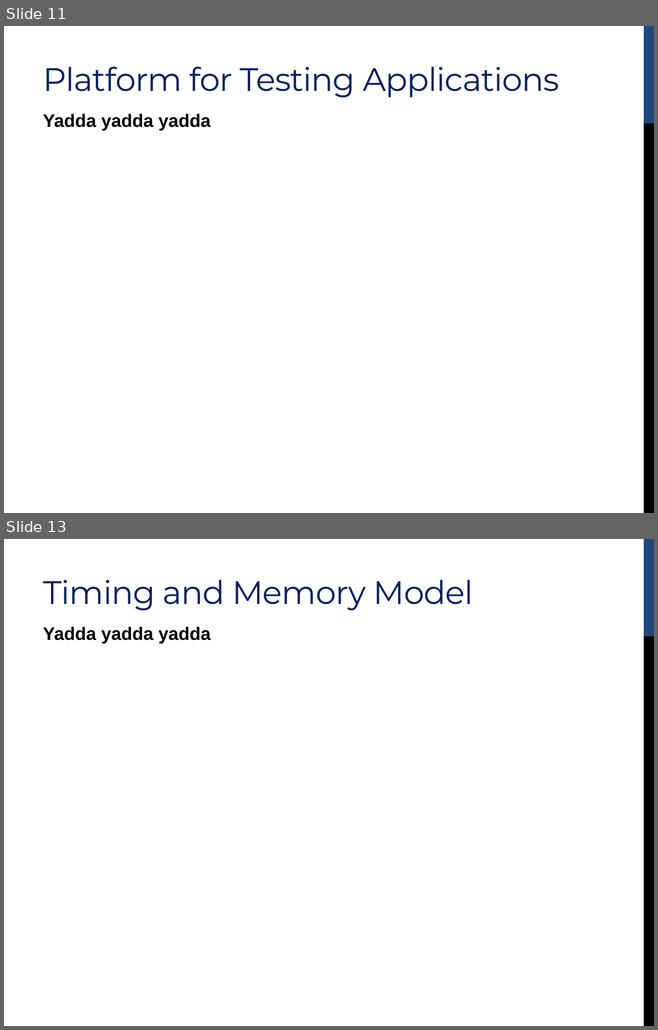
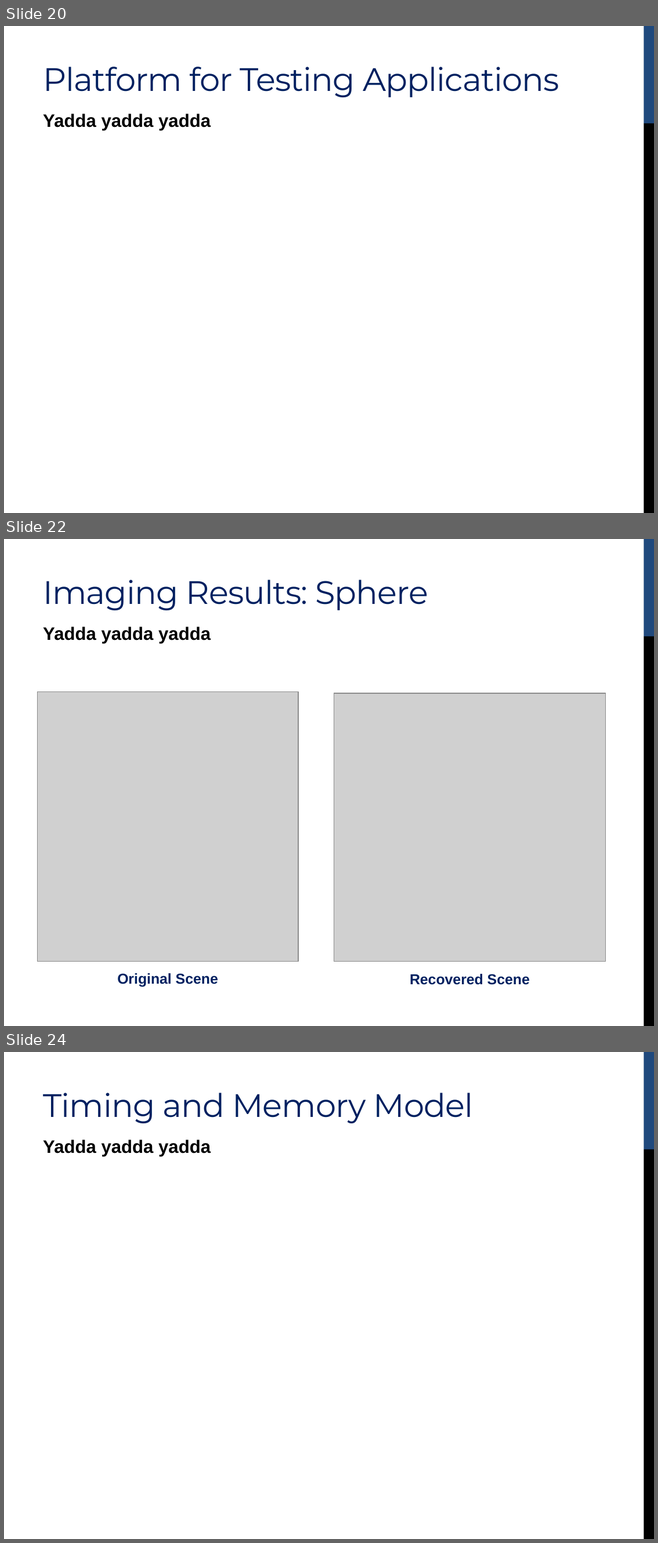
Before and after one commit to simonscott/ewallpaper_imaging, a slide deck: presentation/cs252_presentation_li_scott.pptx. Shown one above the other, each under a label of ours: slides 11 and 13 before the commit, slides 20, 22 and 24 after it; the slides between them are not shown. The pictures are 658x1030 and 658x1543 pixels, drawn with LibreOffice and Linux fonts; fonts in the diff are those of the drawing; grey boxes stand for pictures. Boxes give left, top, right and bottom in pixels: in the first picture for what was removed or moved away, otherwise in the second. Text is boxed around its words. In the diff, an @@ line names an element or a change of style, - is before the commit and + after.

```diff
--- a/presentation/cs252_presentation_li_scott.pptx
+++ b/presentation/cs252_presentation_li_scott.pptx
@@ slide 22 added at (4, 539, 654, 1026), background #FFFFFF; not listed: 2 template elements that a slide beside it also shows @@
@@ title added at (43, 580, 428, 610), 36 pt, text #002060 @@
+Imaging Results: Sphere
@@ text added at (43, 627, 210, 643), 20 pt, text #000000, bold @@
+Yadda yadda yadda
@@ picture added at (37, 692, 298, 962) @@
@@ picture added at (334, 693, 605, 961) @@
@@ text added at (117, 973, 218, 987), 16 pt, text #002060, bold @@
+Original Scene
@@ text added at (409, 974, 529, 985), 16 pt, text #002060, bold @@
+Recovered Scene
@@ what was slide 11 is now slide 20 @@
@@ what was slide 13 is now slide 24 @@
```
Also in this commit, not shown: 6 slides changed, 16 other slides added, 6 slides removed.
